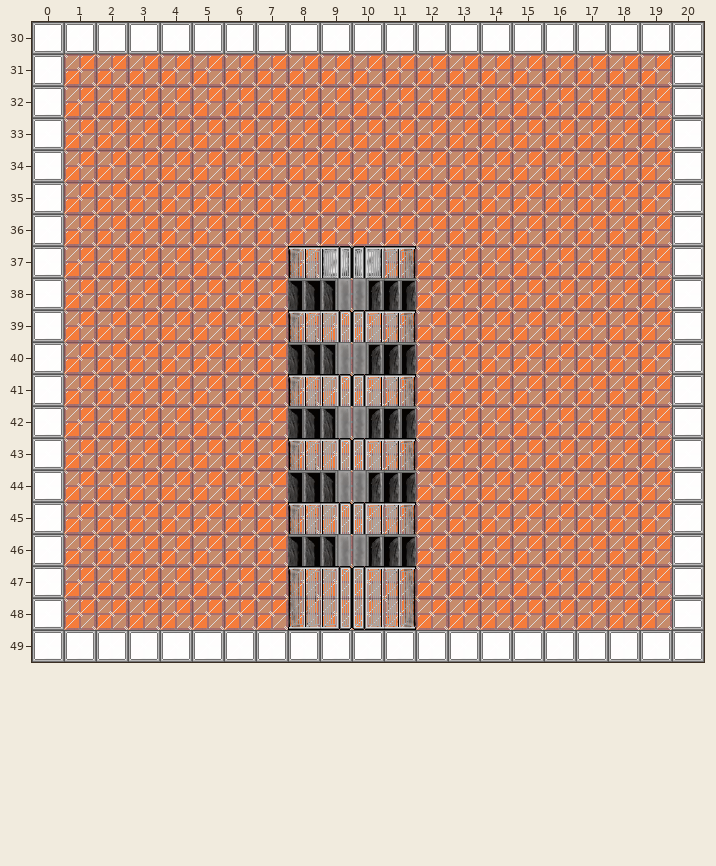
Tiled map (JSON) -- assets/tilemaps/lvl2.json. That is the earlier state.
Cells are 32x32 px. Shown: x 0..20, y 30..49. Tiles whose own drawing changed are shown in their newer look in all pictures.
New version:
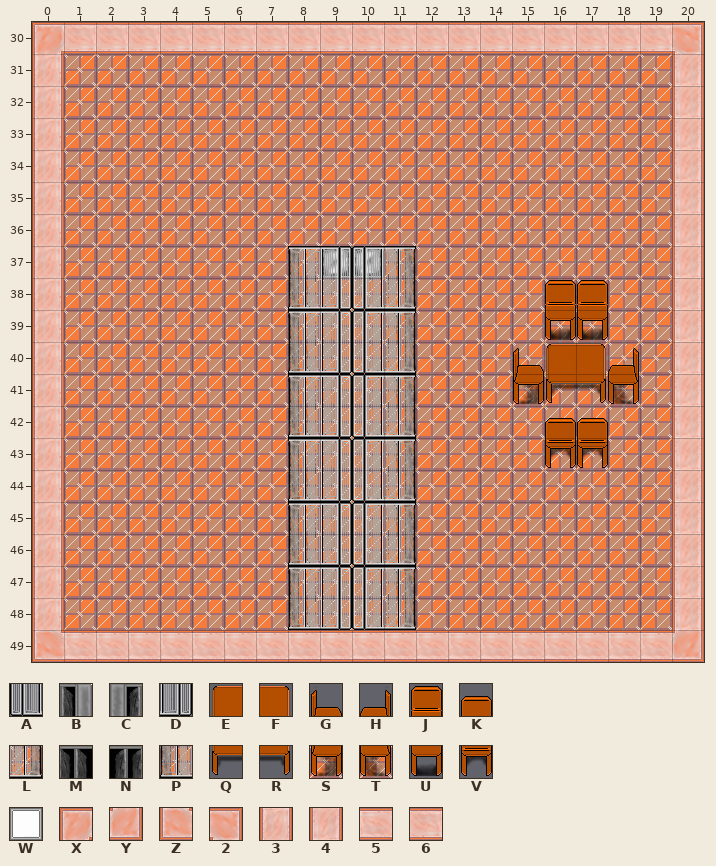
Key: from "newTileset": A 3 turned 270, B 3 turned 90, C 4 turned 270, D 4 turned 90, E 5, F 6, G 7, H 7 flipped left-right, J 8, K 9, L 23 turned 270, M 23 turned 90, N 24 turned 270, P 24 turned 90, Q 25, R 26, S 27, T 27 flipped left-right, U 28, V 29, W 41, X 43, Y 43 turned 180, Z 43 turned 270, 2 43 turned 90, 3 44, 4 44 turned 180, 5 44 turned 270, 6 44 turned 90.
_ is an empty cell.
See-through tiles are keyed as they look on the map.
From the commit log: changed shelf texture and added chair/ table tiles
The exact change:
Layer "World":
y 30: x 0..20 WWWWWWWWWWWWWWWWWWWWW -> X66666666666666666662
y 31..37: x 0 W -> 3; x 20 W -> 4
y 38: x 0 W -> 3; x 8 M -> P; x 11 N -> L; x 16..17 __ -> JJ; x 20 W -> 4
y 39: x 0 W -> 3; x 16..17 __ -> UU; x 20 W -> 4
y 40: x 0 W -> 3; x 8 M -> P; x 11 N -> L; x 15..18 ____ -> GEFH; x 20 W -> 4
y 41: x 0 W -> 3; x 15..18 ____ -> SQRT; x 20 W -> 4
y 42: x 0 W -> 3; x 8 M -> P; x 11 N -> L; x 16..17 __ -> KK; x 20 W -> 4
y 43: x 0 W -> 3; x 16..17 __ -> VV; x 20 W -> 4
y 44: x 0 W -> 3; x 8 M -> P; x 11 N -> L; x 20 W -> 4
y 45: x 0 W -> 3; x 20 W -> 4
y 46: x 0 W -> 3; x 8 M -> P; x 11 N -> L; x 20 W -> 4
y 47..48: x 0 W -> 3; x 20 W -> 4
y 49: x 0..20 WWWWWWWWWWWWWWWWWWWWW -> Z5555555555555555555Y
Layer "Above Player":
y 38: x 9..10 BC -> DA
y 40: x 9..10 BC -> DA
y 42: x 9..10 BC -> DA
y 44: x 9..10 BC -> DA
y 46: x 9..10 BC -> DA
Boxes around the changes in both pictures, in picture pixels (x1, y1, x2, y2):
changed: (32, 22, 704, 662)
